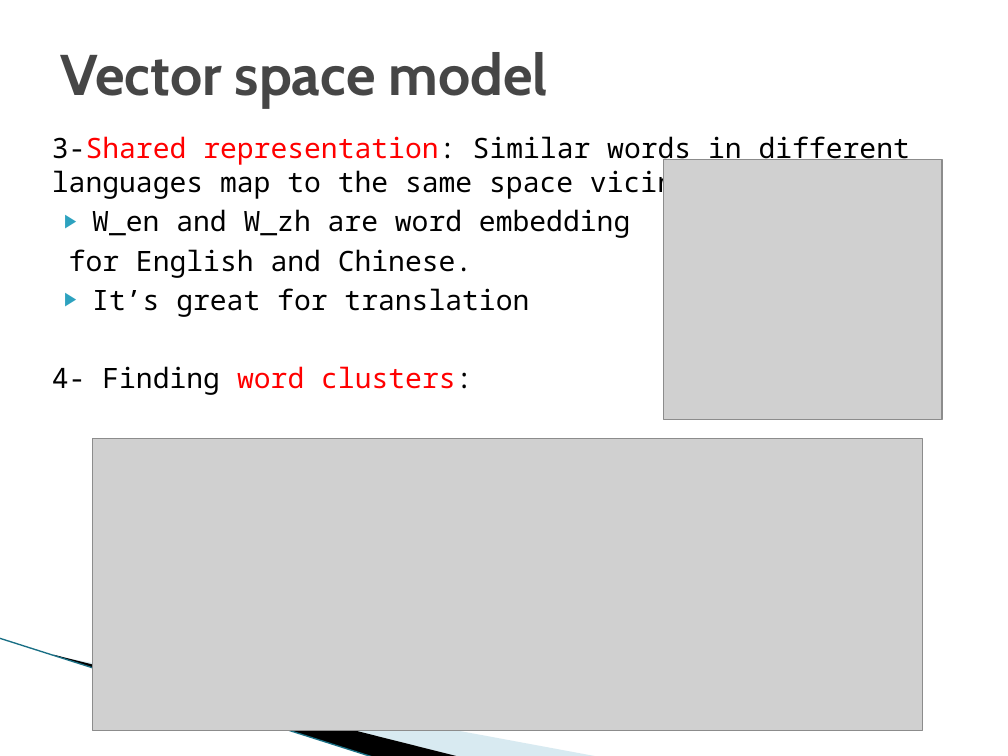
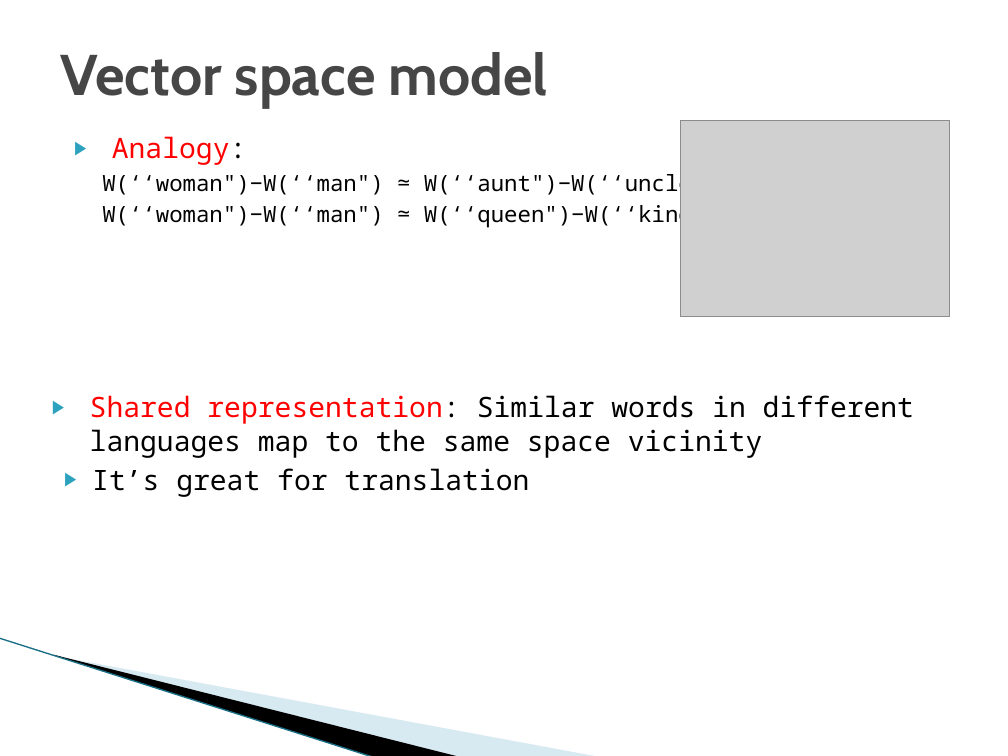
Before and after one commit to DU-ComputerVisionLab/Natural_Langauge_Processing, a slide deck: slide 35 of NLP_in_general.pptx (slide 31 before the commit). Drawn at 1008x756 pixels with LibreOffice and Linux fonts; fonts in the diff are those of the drawing; grey boxes stand for pictures; background and template pictures are left out. Boxes give left, top, right and bottom in pixels: in the first picture for what was removed or moved away, otherwise in the second. Text is boxed around its words. In the diff, an @@ line names an element or a change of style, - is before the commit and + after.

Commit message:
updated presentation with big picture overview

```diff
--- a/NLP_in_general.pptx
+++ b/NLP_in_general.pptx
@@ text at <box>90,136,914,458</box>: text changed; size 20 to 16 pt @@
-3-Shared representation: Similar words in different languages map to the same space vicinity
-▶ W_en and W_zh are word embedding
-for English and Chinese.
+▶ Analogy:
+  W(‘‘woman")−W(‘‘man") ≃ W(‘‘aunt")−W(‘‘uncle")
+  W(‘‘woman")−W(‘‘man") ≃ W(‘‘queen")−W(‘‘king")
+▶ Shared representation: Similar words in different languages map to the same space vicinity
@@ picture added at <box>680,121,950,318</box> @@
@@ picture removed at <box>663,159,942,418</box> @@
@@ text at <box>52,366,473,395</box>: paragraph removed @@
-4- Finding word clusters:
@@ picture removed at <box>93,438,922,731</box> @@
```
Also in this commit, not shown: 8 other slides changed, 6 slides added, 4 slides removed.
